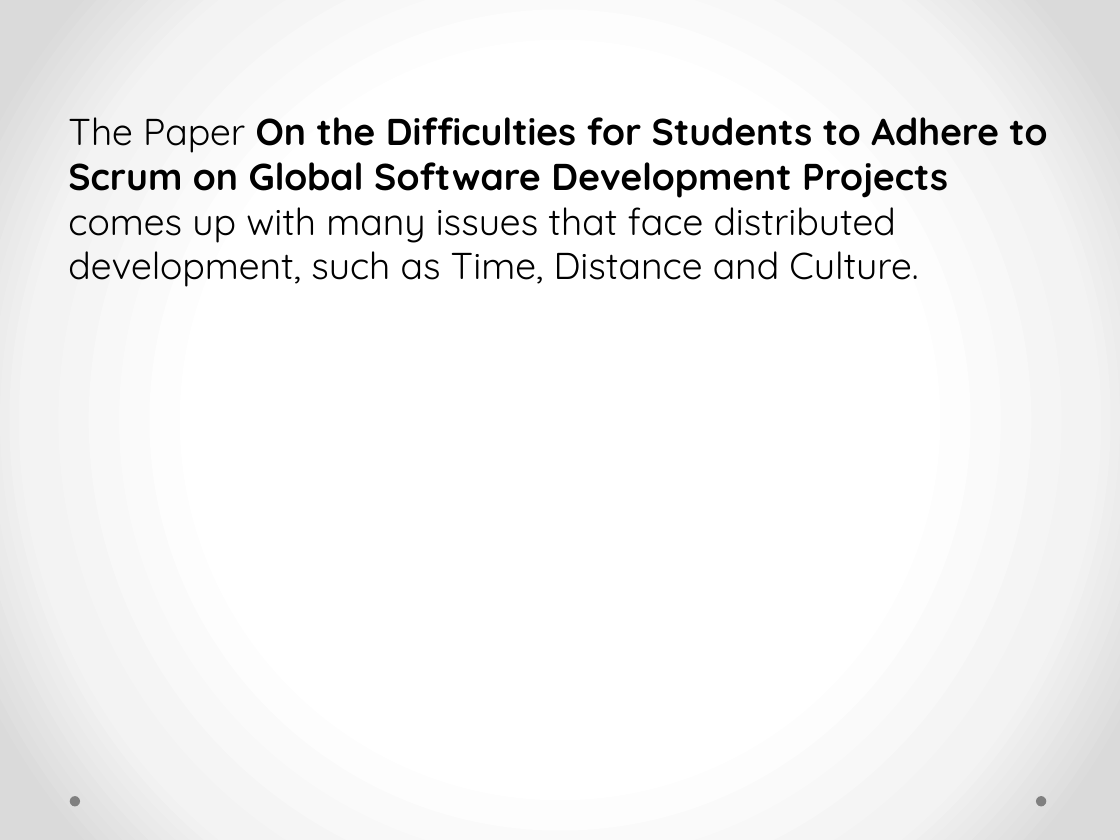
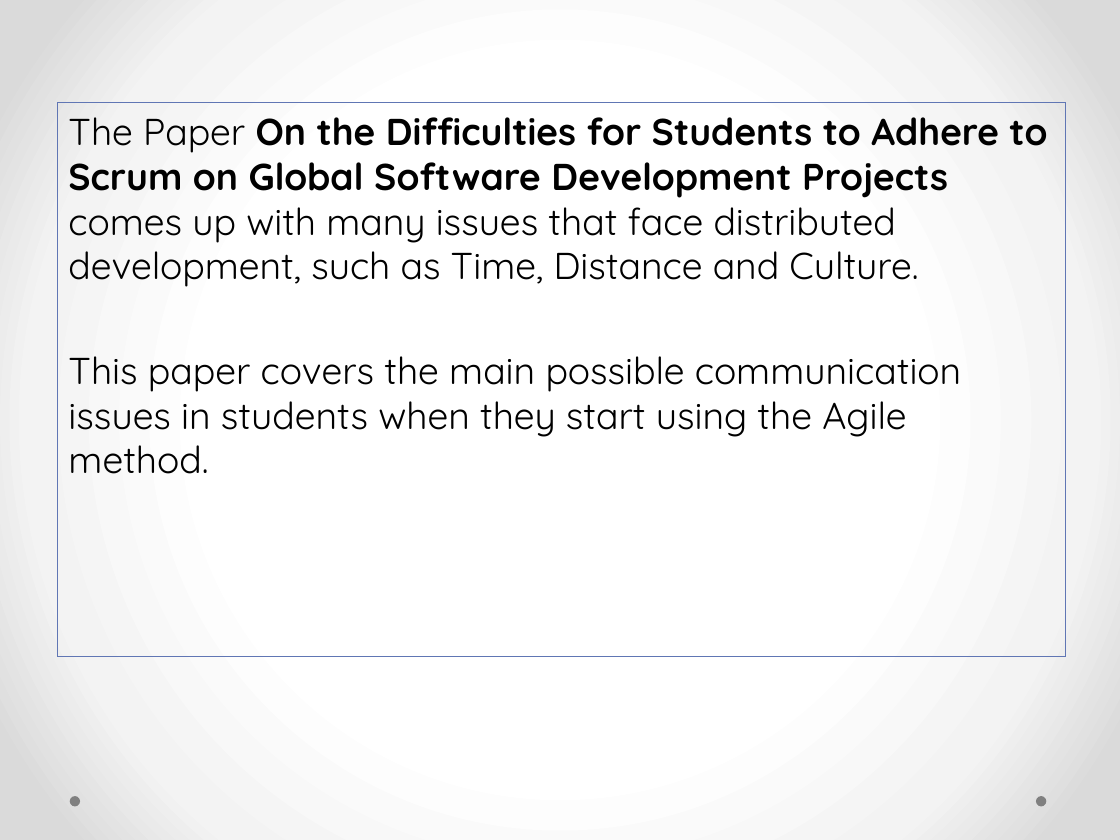
Before and after one commit to Falmouth-Games-Academy/comp150-agile, a slide deck: slide 3 of Presentation Slides.pptx. Drawn at 1120x840 pixels with LibreOffice and Linux fonts; fonts in the diff are those of the drawing. Boxes give left, top, right and bottom in pixels: in the first picture for what was removed or moved away, otherwise in the second. Text is boxed around its words. In the diff, an @@ line names an element or a change of style, - is before the commit and + after.

Commit message:
update to slides

```diff
--- a/Presentation Slides.pptx
+++ b/Presentation Slides.pptx
@@ text "The Paper On the Difficulties ...": place and size @@
-text "The Paper On the Difficulties ..." at [68,117,1047,287]
+text "The Paper On the Difficulties ..." at [57,103,1065,657]
@@ text "The Paper On the Difficulties ..." at [57,103,1065,657]: outline none to #6076B4 0.75 pt @@
@@ text at [68,356,961,474]: paragraph added @@
+This paper covers the main possible communication issues in students when they start using the Agile method.
```
